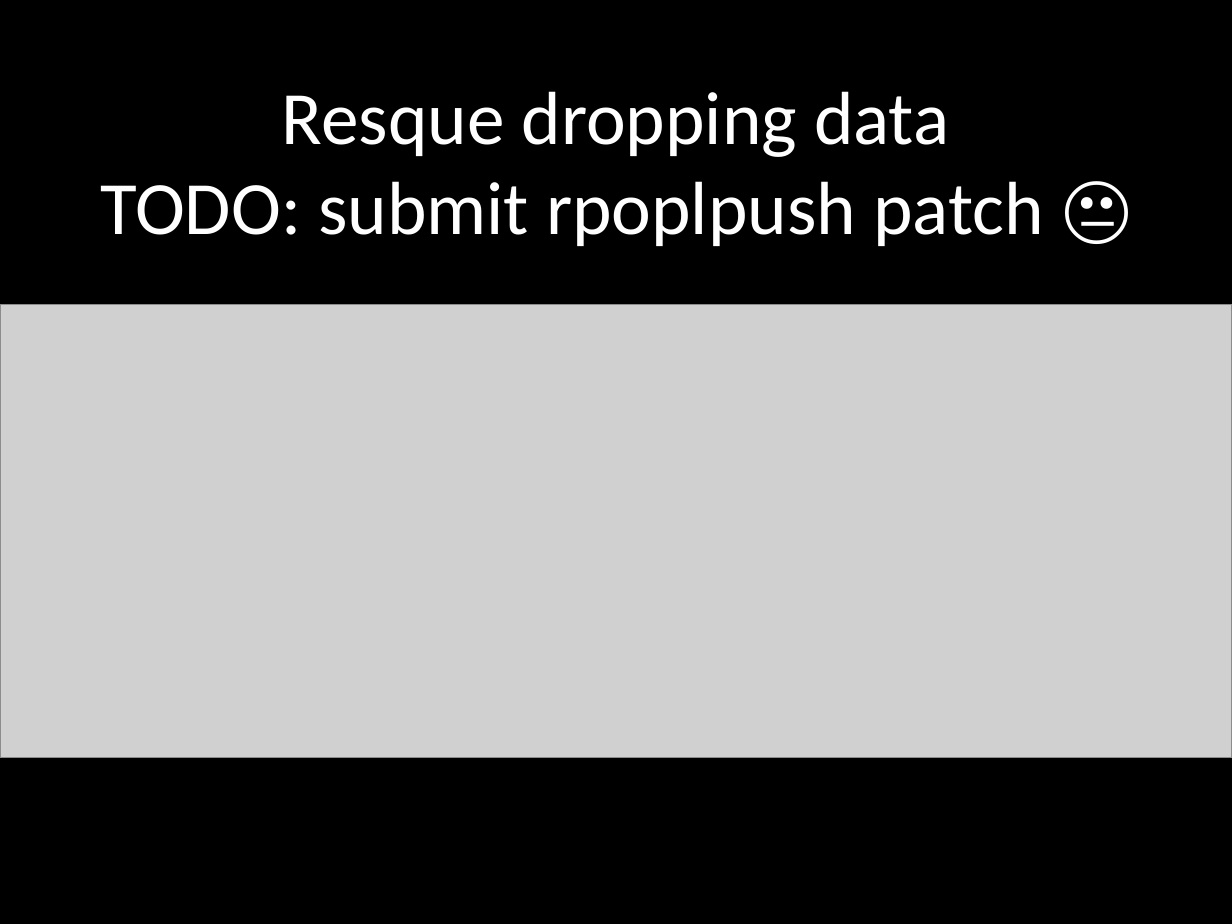
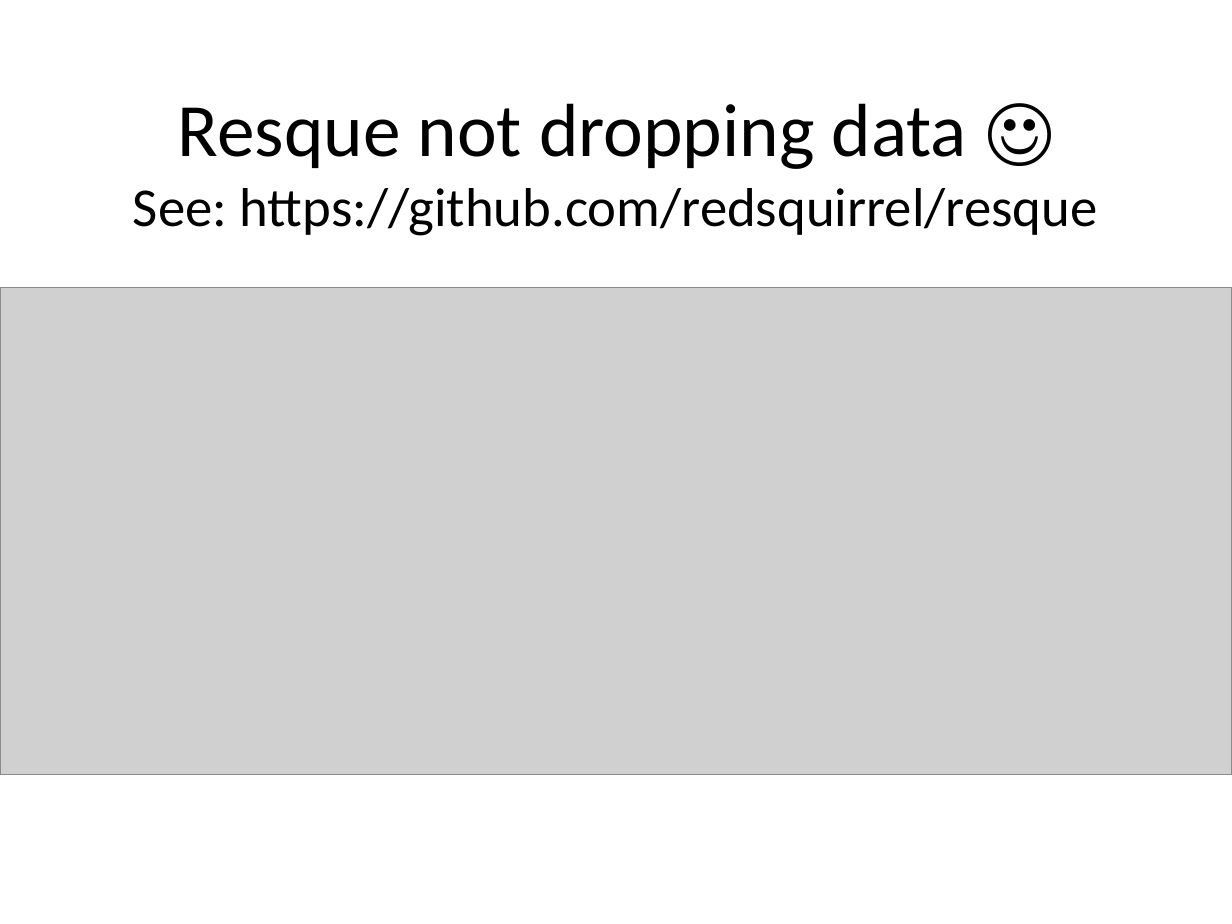
Before and after one commit to redsquirrel/redis-at-groupon, a slide deck: slide 19 of redis-groupon.pptx. Drawn at 1232x924 pixels with LibreOffice and Linux fonts; fonts in the diff are those of the drawing; grey boxes stand for pictures. Boxes give left, top, right and bottom in pixels: in the first picture for what was removed or moved away, otherwise in the second. Text is boxed around its words. In the diff, an @@ line names an element or a change of style, - is before the commit and + after.

```diff
--- a/redis-groupon.pptx
+++ b/redis-groupon.pptx
@@ background #000000 to #FFFFFF @@
@@ title at (x1=133, y1=103, x2=1098, y2=236): text changed; size 44 to 32 pt; text colour #FFFFFF to #000000 @@
-Resque dropping data
-TODO: submit rpoplpush patch 😐
+Resque not dropping data ☺
+See: https://github.com/redsquirrel/resque
@@ picture resized from (x1=0, y1=304, x2=1232, y2=758) to (x1=0, y1=287, x2=1232, y2=774) @@
```
Also in this commit, not shown: 19 other slides changed, 5 slides added, 4 slides removed.
